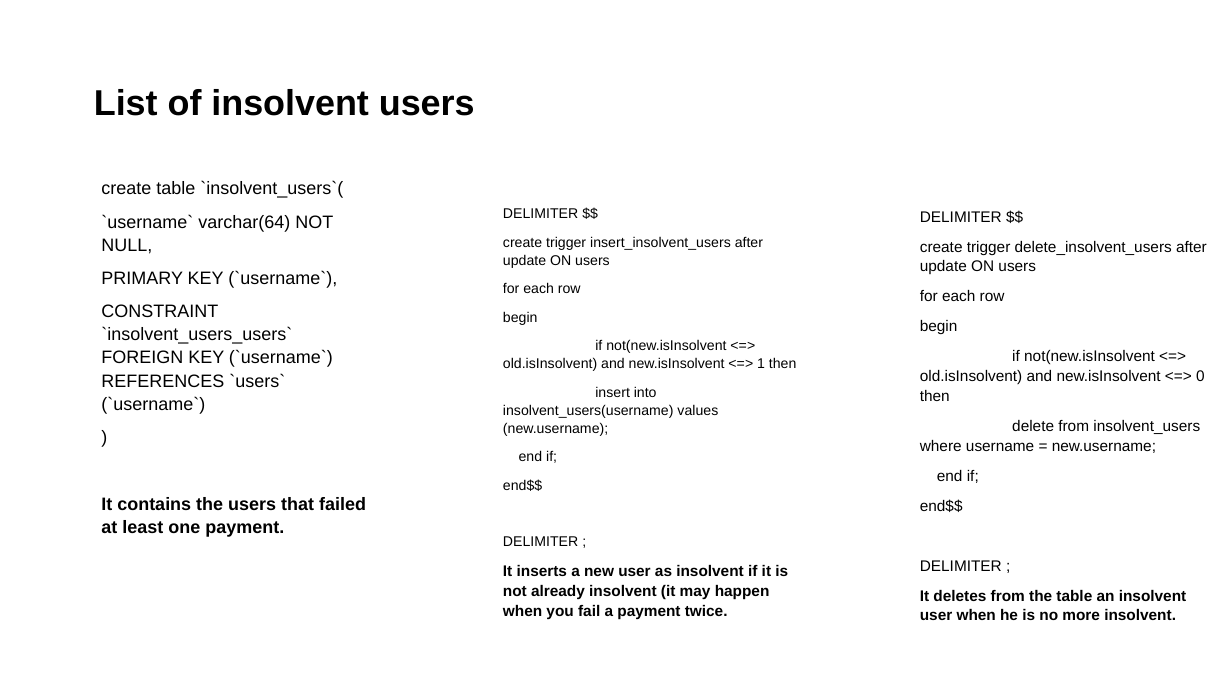
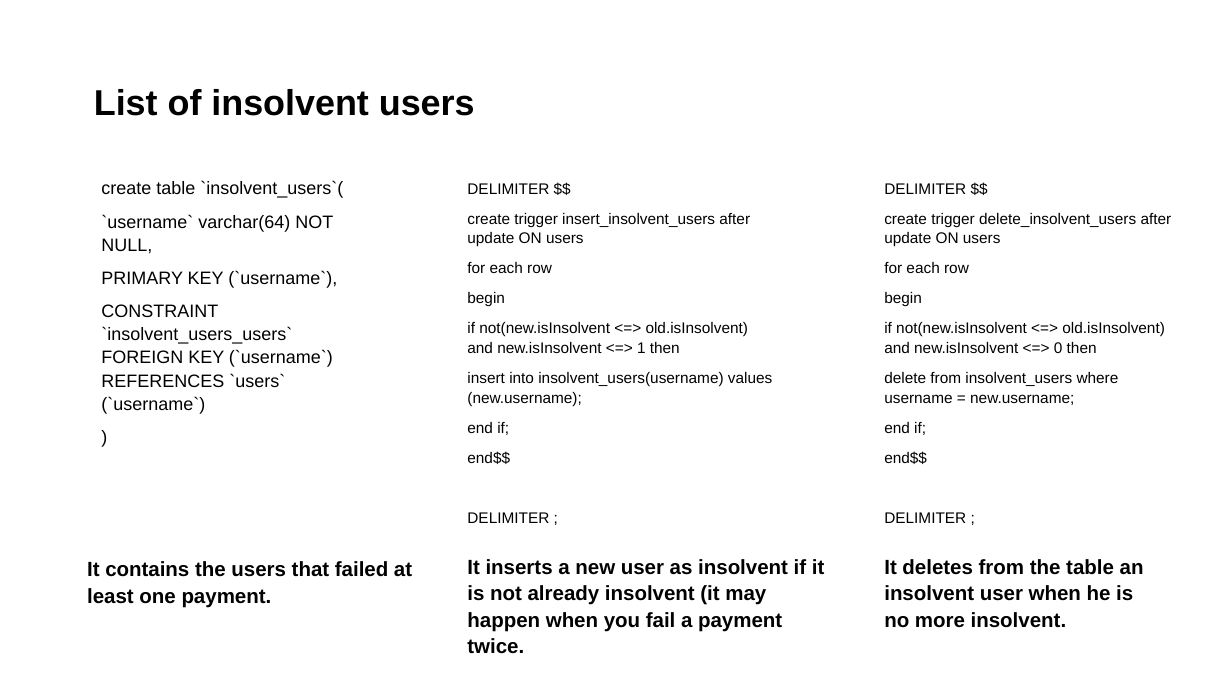
Before and after one commit to priscia99/databases-2-project, a slide deck: slide 22 of Deliverables/Report/Report.pptx. Drawn at 1232x693 pixels with LibreOffice and Linux fonts; fonts in the diff are those of the drawing. Boxes give left, top, right and bottom in pixels: in the first picture for what was removed or moved away, otherwise in the second. Text is boxed around its words. In the diff, an @@ line names an element or a change of style, - is before the commit and + after.

```diff
--- a/Deliverables/Report/Report.pptx
+++ b/Deliverables/Report/Report.pptx
@@ text "DELIMITER $$": place and size @@
-text "DELIMITER $$" at [503,208,797,619]
+text "DELIMITER $$" at [467,183,772,523]
@@ text "DELIMITER $$" at [467,183,772,523]: size 11 to 12 pt @@
@@ text "DELIMITER $$": place and size @@
-text "DELIMITER $$" at [920,211,1207,620]
+text "DELIMITER $$" at [884,183,1172,523]
@@ text at [101,497,366,537]: paragraph removed @@
-It contains the users that failed at least one payment.
@@ text added at [87,561,412,608], 16 pt, text #000000, bold @@
+It contains the users that failed at least one payment.
@@ text added at [467,559,825,654], 16 pt, text #000000, bold @@
+It inserts a new user as insolvent if it is not already insolvent (it may happen when you fail a payment twice.
@@ text at [503,565,788,619]: paragraph removed @@
-It inserts a new user as insolvent if it is not already insolvent (it may happen when you fail a payment twice.
@@ text added at [884,559,1144,628], 16 pt, text #000000, bold @@
+It deletes from the table an insolvent user when he is no more insolvent.
@@ text at [920,590,1186,620]: paragraph removed @@
-It deletes from the table an insolvent user when he is no more insolvent.
```
Also in this commit, not shown: 20 other slides changed, 1 other file.
